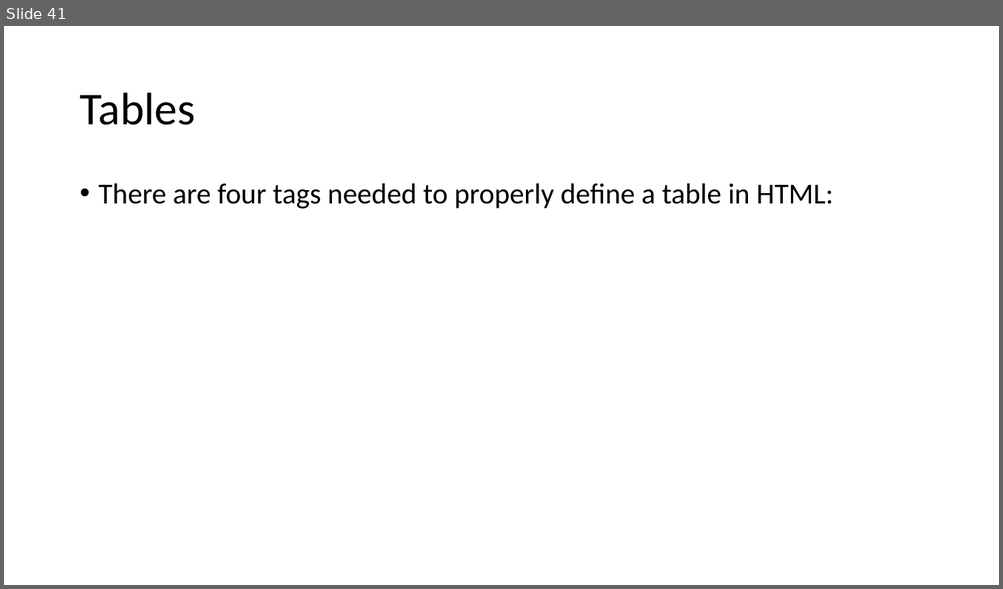
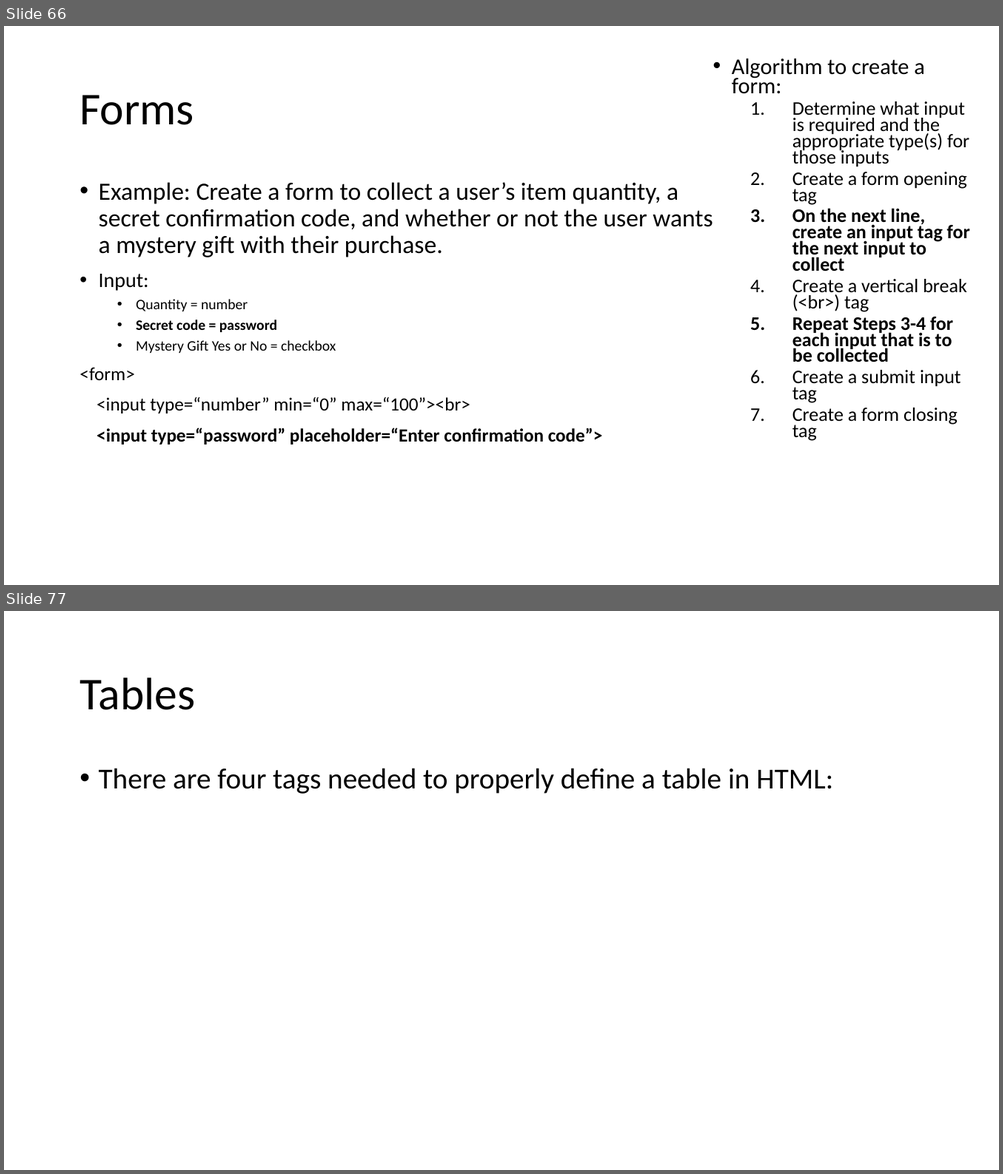
Before and after one commit to MrJoshGross/Course-Curricular-Material, a slide deck: Computer Science Discoveries/Lectures/Lecture 9 - More HTML Tags.pptx. Shown one above the other, each under a label of ours: slide 41 before the commit, slides 66 and 77 after it; the slides between them are not shown. The pictures are 1003x589 and 1003x1174 pixels, drawn with LibreOffice and Linux fonts; fonts in the diff are those of the drawing. Boxes give left, top, right and bottom in pixels: in the first picture for what was removed or moved away, otherwise in the second. Text is boxed around its words. In the diff, an @@ line names an element or a change of style, - is before the commit and + after.

```diff
--- a/Computer Science Discoveries/Lectures/Lecture 9 - More HTML Tags.pptx
+++ b/Computer Science Discoveries/Lectures/Lecture 9 - More HTML Tags.pptx
@@ slide 66 added at box(4, 26, 999, 585), background #FFFFFF @@
@@ text added at box(731, 59, 970, 441), 18.6 pt, text #000000 @@
+• Algorithm to create a form:
+  1. Determine what input is required and the appropriate type(s) for those inputs
+  2. Create a form opening tag
+  3. On the next line, create an input tag for the next input to collect
+  4. Create a vertical break (<br>) tag
+  5. Repeat Steps 3-4 for each input that is to be collected
+  6. Create a submit input tag
+  7. Create a form closing tag
@@ title added at box(79, 95, 194, 125), 44 pt, text #000000 @@
+Forms
@@ text added at box(79, 182, 712, 445), 24 pt, text #000000 @@
+• Example: Create a form to collect a user’s item quantity, a secret confirmation code, and whether or not the user wants a mystery gift with their purchase.
+• Input:
+  • Quantity = number
+  • Secret code = password
+  • Mystery Gift Yes or No = checkbox
+<form>
+<input type=“number” min=“0” max=“100”><br>
+<input type=“password” placeholder=“Enter confirmation code”>
@@ what was slide 41 is now slide 77 @@
```
Also in this commit, not shown: 35 other slides added, 2 other files.
